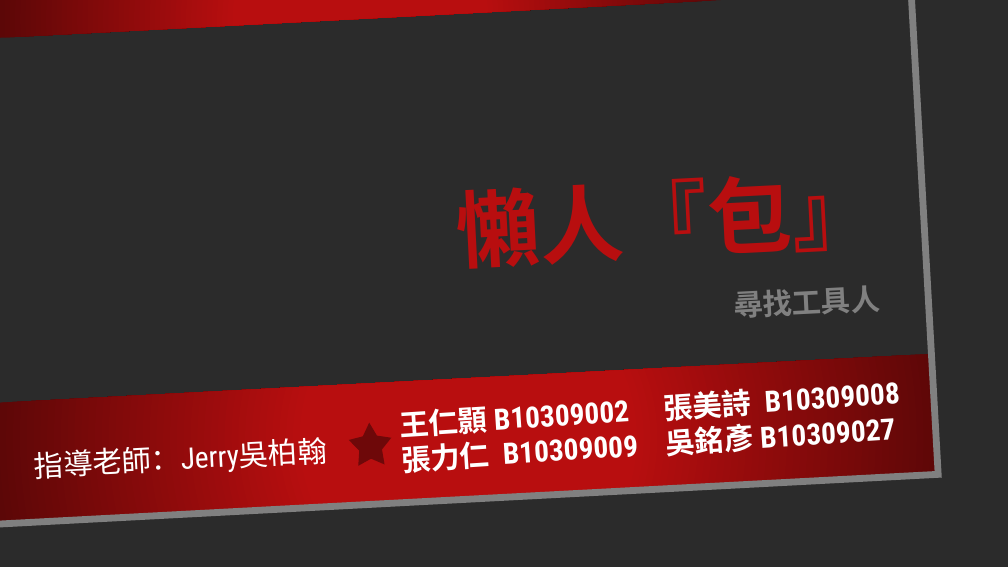
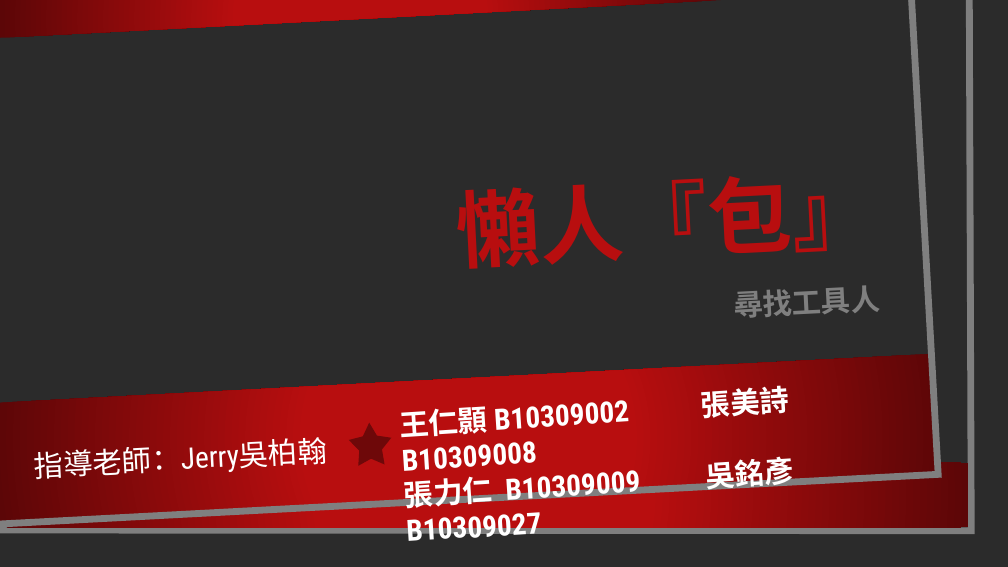
Before and after one commit to NTUST/105-team19, a slide deck: slide 1 of 懶人包.pptx. Drawn at 1008x567 pixels with LibreOffice and Linux fonts; fonts in the diff are those of the drawing; background and template pictures are left out; a plain dark background stands for a picture behind light text. Boxes give left, top, right and bottom in pixels: in the first picture for what was removed or moved away, otherwise in the second. Text is boxed around its words. In the diff, an @@ line names an element or a change of style, - is before the commit and + after.

```diff
--- a/懶人包.pptx
+++ b/懶人包.pptx
@@ freeform shape at (0,0,938,524): outline #808080 6.5 pt to #7F7F7F 6.5 pt @@
@@ freeform shape: place and size @@
-freeform shape at (0,0,965,544)
+freeform shape at (0,0,972,531)
@@ freeform shape at (0,0,972,531): fill #FFFFFF to none; outline none to #7F7F7F 6.5 pt; shadow off @@
@@ freeform shape at (0,354,937,522): fill gradient #B80E0F to #5C0707 to gradient #B80E0F to #5C0607 @@
@@ rectangle added at (0,463,968,527), fill gradient #B80E0F to #5C0607 @@
@@ text at (405,457,795,509): font Noto Sans CJK SC to Arial in "吳銘彥" @@
```
Also in this commit, not shown: 22 other slides changed, 1 other file.
